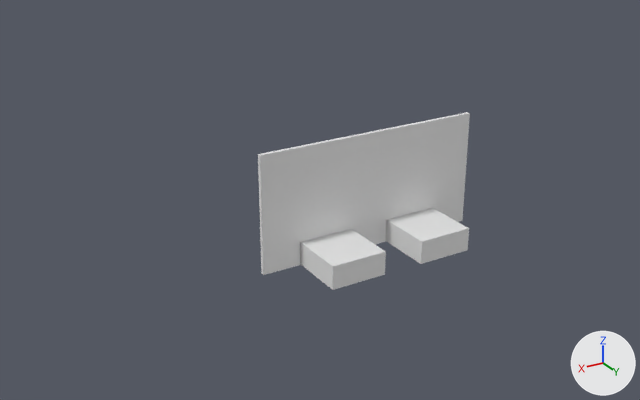
Before and after pictures for a commit that changed the Blender file Blender/frontWall.blend.
One viewpoint serves both versions: a 50 mm camera at (11.4, 16.64, 9.88) aimed at (1.22, -0.33, 1.39). Arrows for +X, +Y and +Z are at lower right; the lights stay in place. Materials are left out; every surface is plain grey.
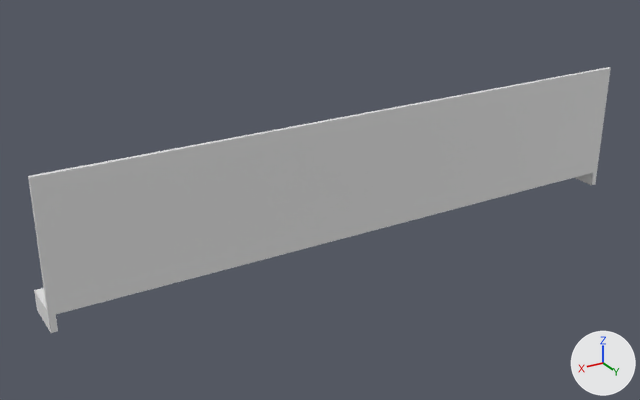
Commit message: front wall

What differs and where, as boxes (x1, y1, x2, y2) in the pictures (640 x 400 px):
'Cube', reshaped, moved, rescaled (595% wider, 368% taller)
    before: (386, 208, 469, 264)
    after: (28, 67, 611, 333)
'Cube.002', reshaped, moved, rescaled
    before: (258, 112, 470, 275)
    after: (34, 173, 591, 331)
'Cube.001', deleted
    before: (300, 229, 386, 290)
part 1 of me_cube_001, built on
    before: (421, 229, 469, 264)
    after: (29, 68, 611, 333)
part 2 of me_cube, cut back
    before: (260, 113, 470, 275)
    after: (574, 173, 591, 184)

Edits to the bpy script that builds the scene:
```text
Change me_cube_001:
    where me_cube_001.from_pydata(...)  # 8 vertices, 4 faces; spans x -0.5..0.5, y -0.5..0.5, z -0.5..0.5
    used by ob_cube; location = (-1.25, 0.75, 0.3); scale = (1.45, 1.5, 0.6)
    verts and faces of me_cube_001; kept vertices keep their numbers, new ones are numbered from 8
    before: 0 (-0.5, -0.5, -0.5), 1 (-0.5, -0.5, 0.5), 2 (-0.5, 0.5, -0.5) at pixel (467, 250), 3 (-0.5, 0.5, 0.5) at pixel (469, 228), 4 (0.5, -0.5, -0.5)
    before: 5 (0.5, -0.5, 0.5) at pixel (385, 219), 6 (0.5, 0.5, -0.5) at pixel (420, 263), 7 (0.5, 0.5, 0.5) at pixel (421, 241)
    me_cube_001 part 1
    add delete_faces([(2, 3, 7, 6)])
    add verts[8] = (0.491, -0.5, -0.384)
    add verts[9] = (-0.491, -0.5, -0.5)  # pixel (589, 184)
    add verts[10] = (-0.491, -0.5, -0.384)
    add verts[11] = (0.491, -0.5, -0.5)
    add for new, old in zip([*range(12, 16)], [*range(8, 12)]): verts[new] = verts[old] + (0.0, 1.0, 0.0)
    add faces += [(2, 3, 7, 6, 15, 12, 14, 13), (0, 9, 10, 8, 11, 4, 5, 1), (0, 2, 13, 9), (8, 12, 15, 11), (9, 13, 14, 10), (4, 11, 15, 6)]
    add faces += [(8, 10, 14, 12)]
Change me_cube:
    used by ob_cube_002; location = (0.0, 0.0, 1.5); scale = (6.0, 0.1, 3.0)
    remove me_cube.from_pydata(...)  # 27 vertices, 14 faces, 3 loose edges; spans x -0.5..0.5, y -0.5..0.5, z -0.5..0.5
    add me_cube.from_pydata(...)  # 16 vertices, 10 faces; spans x -0.5..0.5, y -0.5..0.5, z -0.5..0.5
    me_cube part 2
    17 vertices are removed from x -0.333..0.5, y -0.5..0.5, z -0.5..0.5
    11 faces are deleted
    3 loose edges are deleted
    2 vertices move from x -0.333..0.333, y 0.5, z -0.5 to x -0.491..0.491, y 0.5, z -0.5
    6 vertices are added at (-0.491, -0.45, 0.31), (-0.491, -0.45, -0.5), (-0.491, 0.5, 0.31), (0.491, -0.45, 0.31), (0.491, 0.5, 0.31), (0.491, -0.45, -0.5)
    7 new faces join them
Change ob_cube:
    ob_cube.location: (-1.25, 0.75, 0.3) -> (0.0, 0.0, 1.75)
    ob_cube.scale: (1.45, 1.5, 0.6) -> (16.0, 0.1, 3.5)
Remove ob_cube_001:
    ob_cube_001 = bpy.data.objects.new('Cube.001', me_cube_002)
    ob_cube_001.location = (1.25, 0.75, 0.3)
    ob_cube_001.scale = (1.45, 1.5, 0.6)
Change ob_cube_002:
    ob_cube_002.location: (0.0, 0.0, 1.5) -> (0.0, -0.55, 0.25)
    ob_cube_002.scale: (6.0, 0.1, 3.0) -> (16.0, 1.0, 0.5)
```
